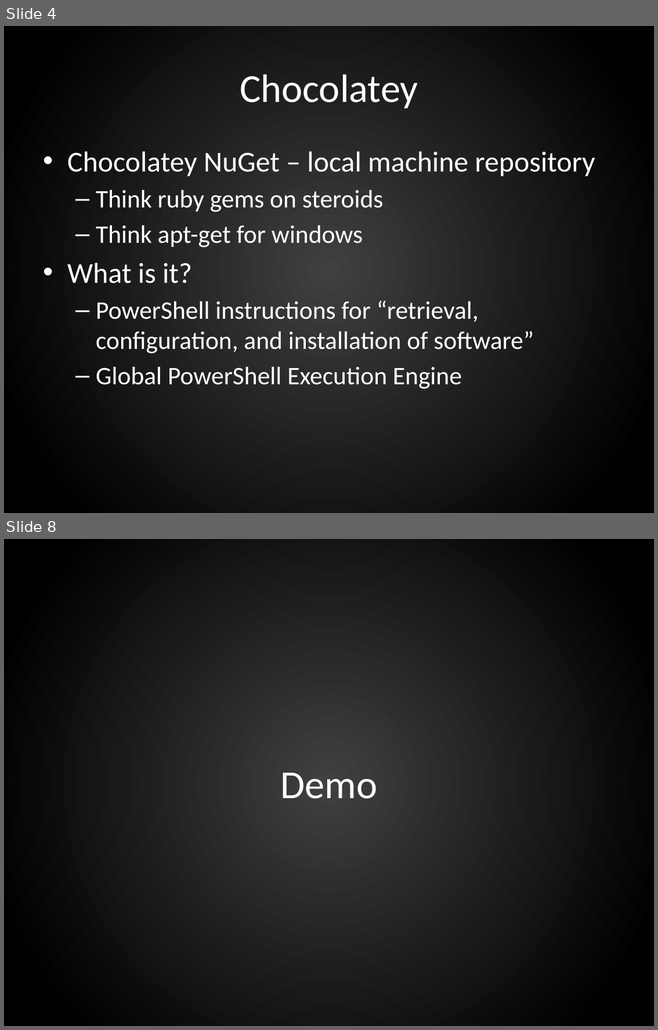
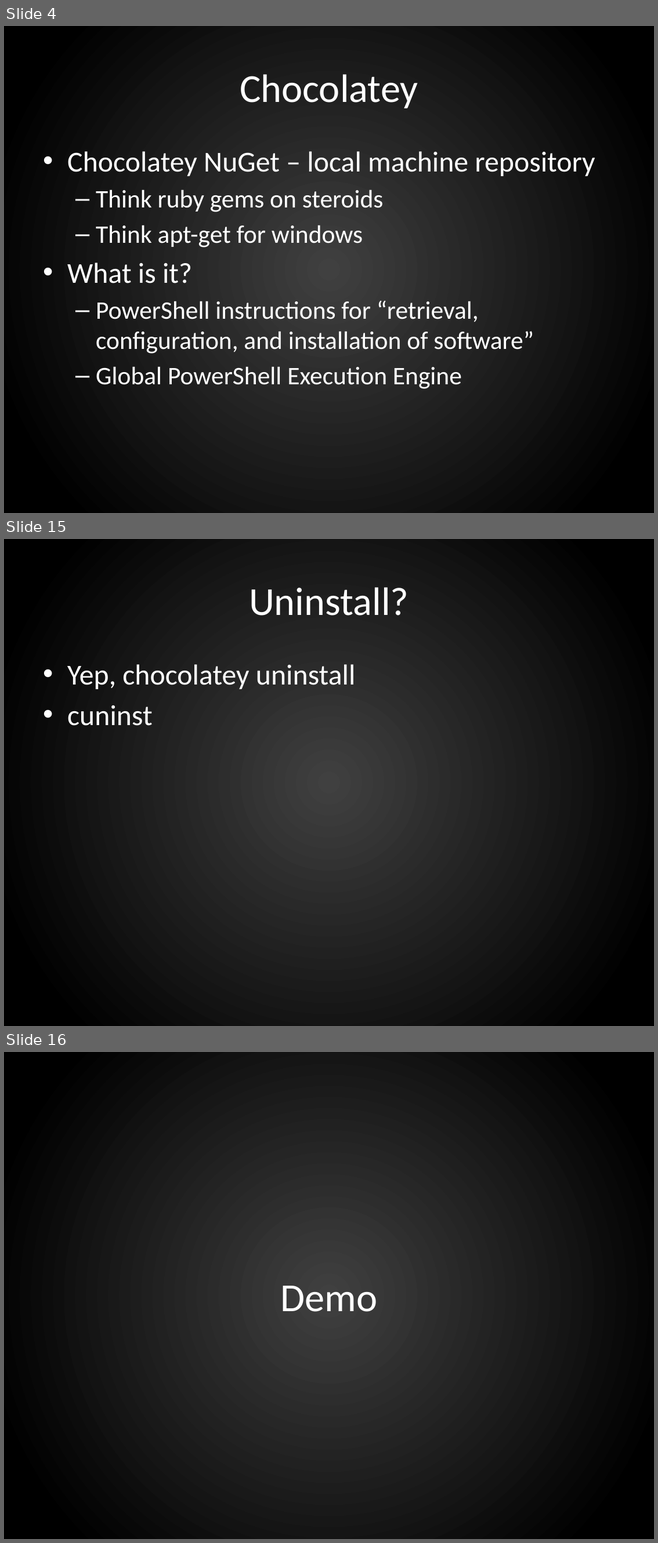
Before and after one commit to ferventcoder/presentations, a slide deck: windows/chocolatey/chocolatey.pptx. Shown one above the other, each under a label of ours: slides 4 and 8 before the commit, slides 4, 15 and 16 after it; the slides between them are not shown. The pictures are 658x1030 and 658x1543 pixels, drawn with LibreOffice and Linux fonts; fonts in the diff are those of the drawing; background and template pictures are left out. Boxes give left, top, right and bottom in pixels: in the first picture for what was removed or moved away, otherwise in the second. Text is boxed around its words. In the diff, an @@ line names an element or a change of style, - is before the commit and + after.

Commit message:
adding chocolatey slides

```diff
--- a/windows/chocolatey/chocolatey.pptx
+++ b/windows/chocolatey/chocolatey.pptx
@@ slide 15 added at [4,539,654,1026], background gradient #404040 to #000000 @@
@@ title added at [249,587,408,616], 44 pt, text #FFFFFF @@
+Uninstall?
@@ text added at [67,664,355,726], 32 pt, text #FFFFFF @@
+• Yep, chocolatey uninstall
+• cuninst
@@ what was slide 8 is now slide 16 @@
```
Also in this commit, not shown: 4 slides changed, 16 other slides added, 2 slides removed.
